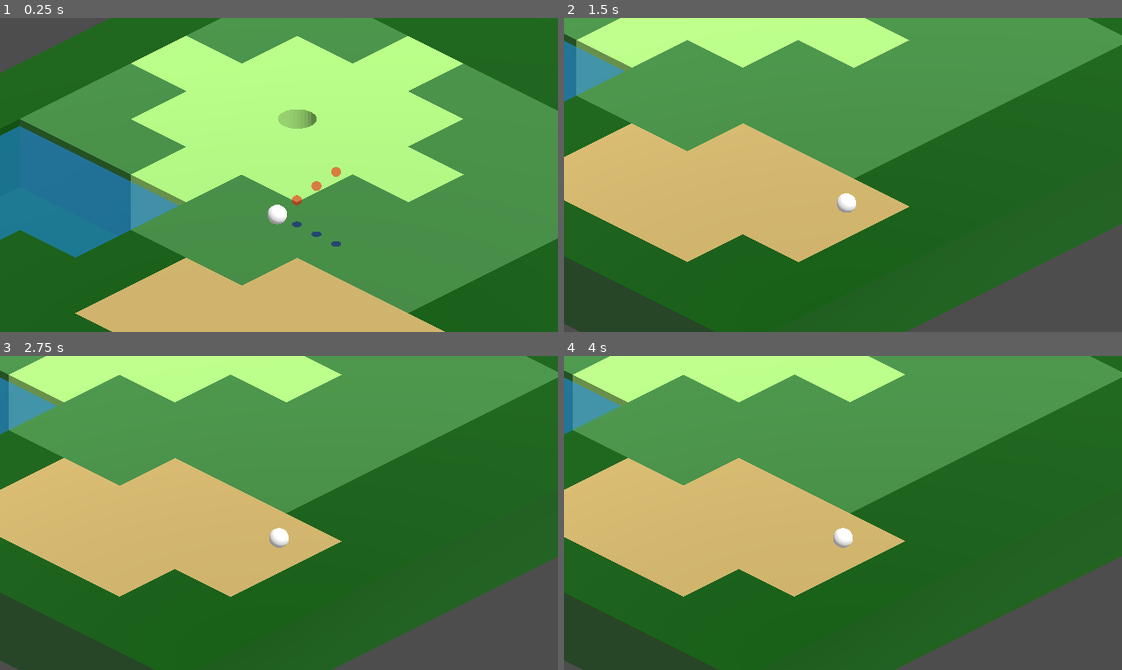
Above: before the commit, frames 1-4 (two rows, left to right).
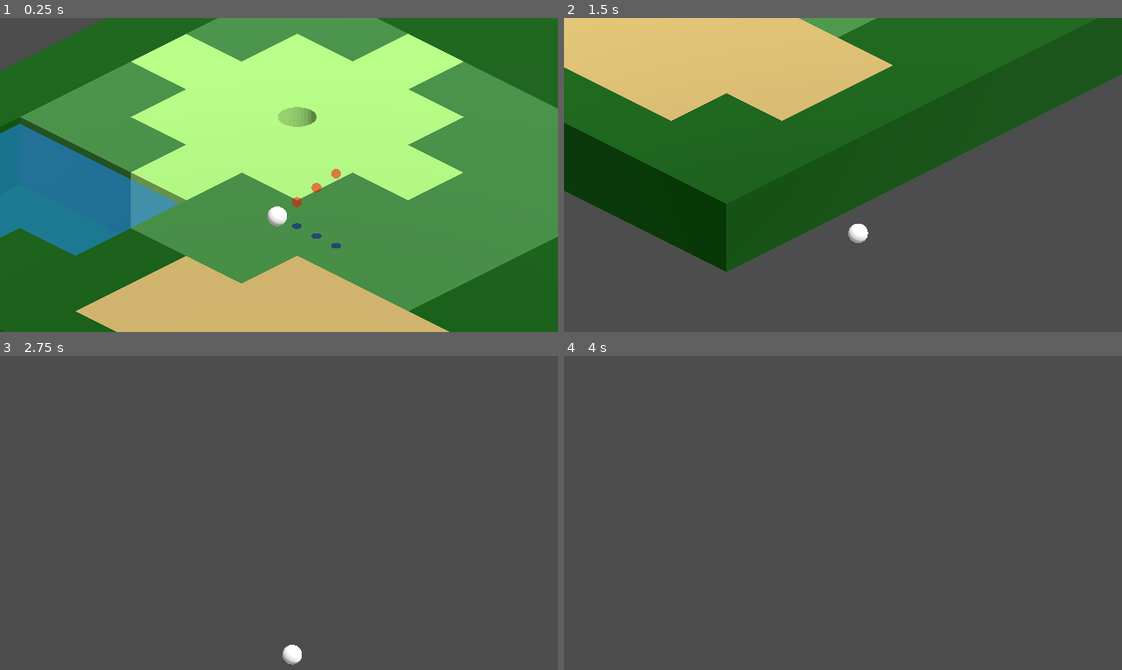
Above: after the commit, the same moments.

Repository: corin-gaiotto/gdc-jam-fall-2026
Game: Godot game, scene res://scenes/golfing.tscn
Same seed, same stepped clock (60 frames per second), same inputs: the game is played once before the commit and once after it.
Inputs:
- Up to frame 1 (0.25 s): no input
- Up to frame 2 (1.5 s): hold D (ball_angle_right) 0.53-1.28 s; tap Space (ball_launch) at 0.6, 1.35 s; hold S (ball_angle_down) from 1.28 s (still down)
- Up to frame 3 (2.75 s): release S (ball_angle_down) at 2.03 s; hold D (ball_angle_right) from 2.03 s (still down); tap Space (ball_launch) at 2.1 s
- Up to frame 4 (4 s): release D (ball_angle_right) at 2.78 s; hold W (ball_angle_up) 2.78-3.53 s; tap Space (ball_launch) at 2.85, 3.6 s; tap Enter at 3.5 s; hold A (ball_angle_left) from 3.53 s (still down)

The runs differ from the first frame. In frame 1, 3.2% of the frame differs, in the area x 0-100%, y 0-100%; in frame 2, 87%; in frame 3, 93%; in frame 4, 93%.

Commit message:
added wind (incomplete), and hopefully fully eliminated weird collision seams

Diff:
--- a/scenes/golf_ball.tscn
+++ b/scenes/golf_ball.tscn
@@ -4,10 +4,11 @@
 [ext_resource type="Script" uid="uid://bh1gfumhyjtey" path="res://scripts/ray_cast_3d.gd" id="2_s1xsf"]
 
 [sub_resource type="PhysicsMaterial" id="PhysicsMaterial_furft"]
-bounce = 0.2
+friction = 0.0
+bounce = 0.15
 
 [sub_resource type="SphereShape3D" id="SphereShape3D_2j3k6"]
-radius = 0.125
+radius = 0.12
 
 [sub_resource type="StandardMaterial3D" id="StandardMaterial3D_3ysr2"]
 
@@ -42,6 +43,7 @@
 [node name="GolfBall" type="RigidBody3D" unique_id=1367131474]
 collision_mask = 3
 physics_material_override = SubResource("PhysicsMaterial_furft")
+continuous_cd = true
 script = ExtResource("1_8kg14")
 
 [node name="BallCollision" type="CollisionShape3D" parent="." unique_id=1042125360]
--- a/scenes/golfing.tscn
+++ b/scenes/golfing.tscn
@@ -3,6 +3,7 @@
 [ext_resource type="Script" uid="uid://c4a0v5yh4eib4" path="res://scripts/camera_3d.gd" id="1_furft"]
 [ext_resource type="MeshLibrary" uid="uid://dhpmja7p5e7fa" path="res://resources/mesh/default_mesh_library.tres" id="1_wi6v5"]
 [ext_resource type="PackedScene" uid="uid://bjeuxns80ro51" path="res://scenes/golf_ball.tscn" id="2_xbj8l"]
+[ext_resource type="PackedScene" uid="uid://c28ksxkp4mhey" path="res://scenes/wind_controller.tscn" id="4_rbsrl"]
 
 [sub_resource type="Environment" id="Environment_2j3k6"]
 background_mode = 2
@@ -35,5 +36,9 @@
 [node name="WorldEnvironment" type="WorldEnvironment" parent="." unique_id=171808503]
 environment = SubResource("Environment_2j3k6")
 
-[node name="GolfBall" parent="." unique_id=1367131474 instance=ExtResource("2_xbj8l")]
+[node name="GolfBall" parent="." unique_id=1367131474 node_paths=PackedStringArray("wind_controller") instance=ExtResource("2_xbj8l")]
 transform = Transform3D(1, 0, 0, 0, 1, 0, 0, 0, 1, 0.19504404, 0.2256209, 0.5544168)
+wind_controller = NodePath("../WindController")
+
+[node name="WindController" parent="." unique_id=1318375014 instance=ExtResource("4_rbsrl")]
+transform = Transform3D(1, -2.9802322e-08, 0, 0, 1, 0, 0, -2.9802322e-08, 1, 5.9604645e-08, 0, 5.9604645e-08)
--- /dev/null
+++ b/scenes/wind_controller.tscn
@@ -0,0 +1,6 @@
+[gd_scene format=3 uid="uid://c28ksxkp4mhey"]
+
+[ext_resource type="Script" uid="uid://cvy58nrhs24g5" path="res://scripts/wind_controller.gd" id="1_sgadd"]
+
+[node name="WindController" type="Node3D" unique_id=1318375014]
+script = ExtResource("1_sgadd")
--- a/scripts/golf_ball.gd
+++ b/scripts/golf_ball.gd
@@ -2,6 +2,8 @@
 
 @onready var aim_visuals = [$RayCast3D/AimVisual1, $RayCast3D/AimVisual2, $RayCast3D/AimVisual3]
 @onready var aim_shadows = [$RayCast3D/AimShadow1, $RayCast3D/AimShadow2, $RayCast3D/AimShadow3]
+
+@export var wind_controller: WindController
 
 enum BALL_STATE {AIMABLE, IN_MOTION, RESTING, HAZARD}
 ## STATE DESCRIPTIONS:
@@ -38,10 +40,24 @@
 
 func _physics_process(delta: float) -> void:
 	if is_grounded():
+		var hit_point = $RayCast3D.get_collision_point()
+		var current_distance = global_position.distance_to(hit_point)
+
+		# Calculate spring compression force
+		var distance_error = 0.13 - current_distance
+		if distance_error > 0:
+			var normal = $RayCast3D.get_collision_normal()
+			var vertical_velocity = linear_velocity.dot(normal)
+
+			var spring_force = (distance_error * 500) - (vertical_velocity * 30)
+			apply_force(normal * max(0.0, spring_force))
 		apply_ground_properties()
 	else:
 		linear_damp = 0
 		angular_damp = 0
+
+		# wind
+		apply_central_force(Vector3(cos(wind_controller.wind_direction), 0, sin(wind_controller.wind_direction)) * wind_controller.wind_strength * delta)
 	match state:
 		BALL_STATE.AIMABLE:
 			aiming_controls()
@@ -74,7 +90,7 @@
 			hazard_frames += 1
 
 func check_resting():
-	if linear_velocity.length() < 0.1 and angular_velocity.length() < 0.1:
+	if linear_velocity.length() < 0.2 and angular_velocity.length() < 0.2:
 		resting_frames += 1
 	else:
 		resting_frames = 0
@@ -117,7 +133,7 @@
 
 	var cell_coords = gridMap.local_to_map(gridMap.to_local(global_position + Vector3(0, -0.135, 0)))
 
-	if gridMap.get_cell_item(cell_coords) < 1:
+	if gridMap.get_cell_item(cell_coords) < 2:
 		return "undefined"
 
 	var tile_name = gridMap.mesh_library.get_item_name(gridMap.get_cell_item(cell_coords))
--- /dev/null
+++ b/scripts/wind_controller.gd
@@ -0,0 +1,7 @@
+extends Node3D
+
+class_name WindController
+
+var wind_direction: float = PI/4
+
+var wind_strength: float = 200
Not shown, added: scripts/wind_controller.gd.uid
